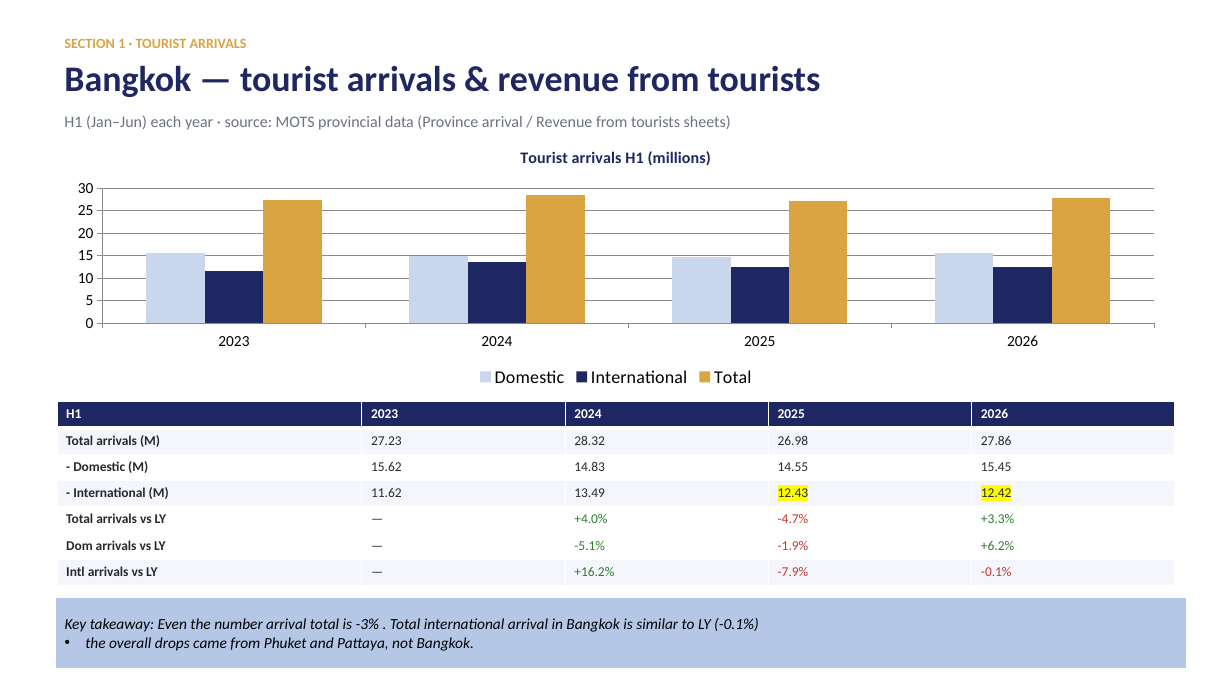
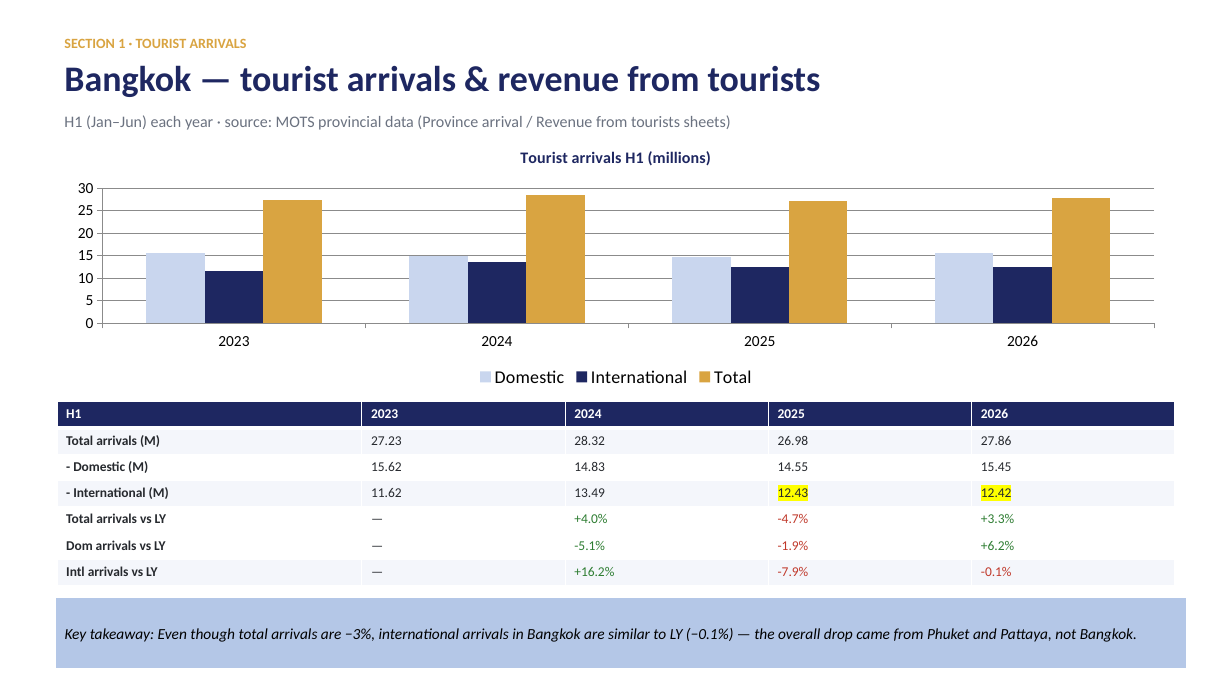
Before and after one commit to Chavin2543/mae-workspace, a slide deck: slide 7 of output/Portfolio_Performance_Report_H1-2026.pptx. Drawn at 1232x693 pixels with LibreOffice and Linux fonts; fonts in the diff are those of the drawing. Boxes give left, top, right and bottom in pixels: in the first picture for what was removed or moved away, otherwise in the second. Text is boxed around its words. In the diff, an @@ line names an element or a change of style, - is before the commit and + after.

```diff
--- a/output/Portfolio_Performance_Report_H1-2026.pptx
+++ b/output/Portfolio_Performance_Report_H1-2026.pptx
@@ text in rectangle at <box>65,628,1137,642</box>: text changed @@
-Key takeaway: Even the number arrival total is -3% . Total international arrival in Bangkok is similar to LY (-0.1%)
-• the overall drops came from Phuket and Pattaya, not Bangkok.
+Key takeaway: Even though total arrivals are −3%, international arrivals in Bangkok are similar to LY (−0.1%) — the overall drop came from Phuket and Pattaya, not Bangkok.
```
Also in this commit, not shown: 14 other slides changed.
